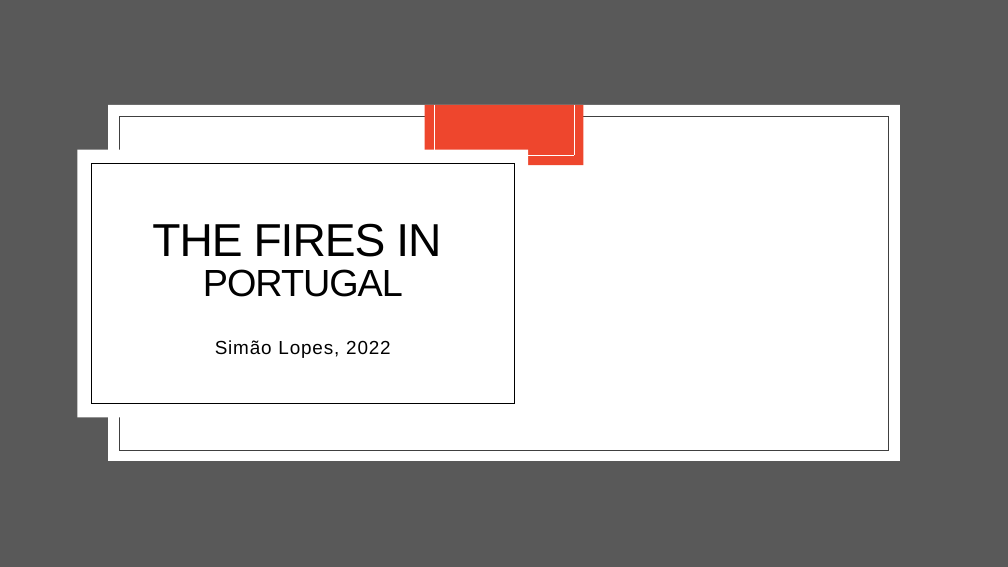
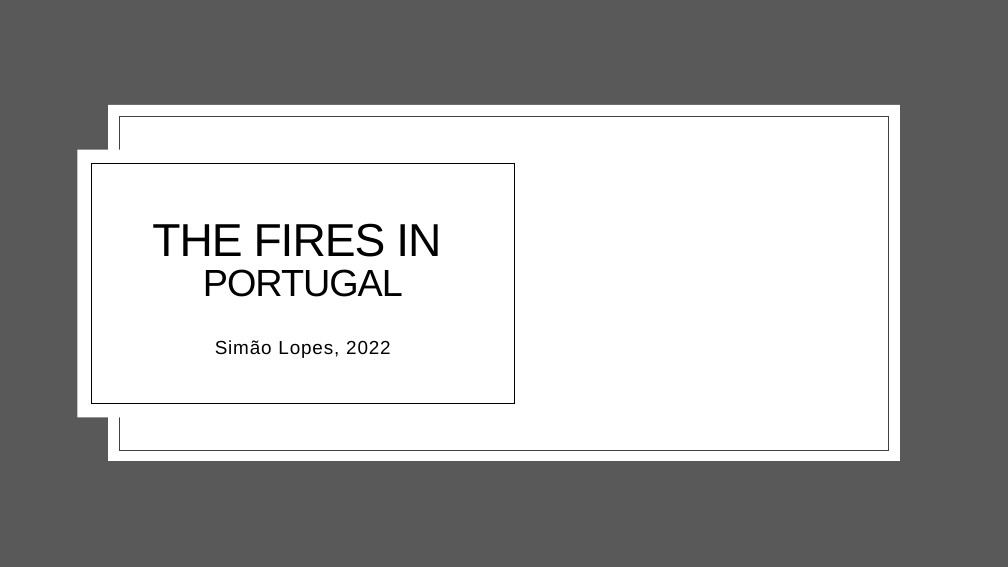
Before and after one commit to Simao-Lopes/Fire-Project, a slide deck: slide 1 of Presentation/The fires in Portugal.pptx. Drawn at 1008x567 pixels with LibreOffice and Linux fonts; fonts in the diff are those of the drawing; background and template pictures are left out. Boxes give left, top, right and bottom in pixels: in the first picture for what was removed or moved away, otherwise in the second. Text is boxed around its words. In the diff, an @@ line names an element or a change of style, - is before the commit and + after.

```diff
--- a/Presentation/The fires in Portugal.pptx
+++ b/Presentation/The fires in Portugal.pptx
@@ rectangle removed at [425,105,584,166] @@
@@ line removed from (434, 105) to (434, 156) @@
@@ line removed from (574, 105) to (574, 156) @@
@@ line removed from (434, 156) to (574, 156) @@
```
Also in this commit, not shown: 7 other slides changed, 4 slides added, 1 slide removed, 10 other files.
